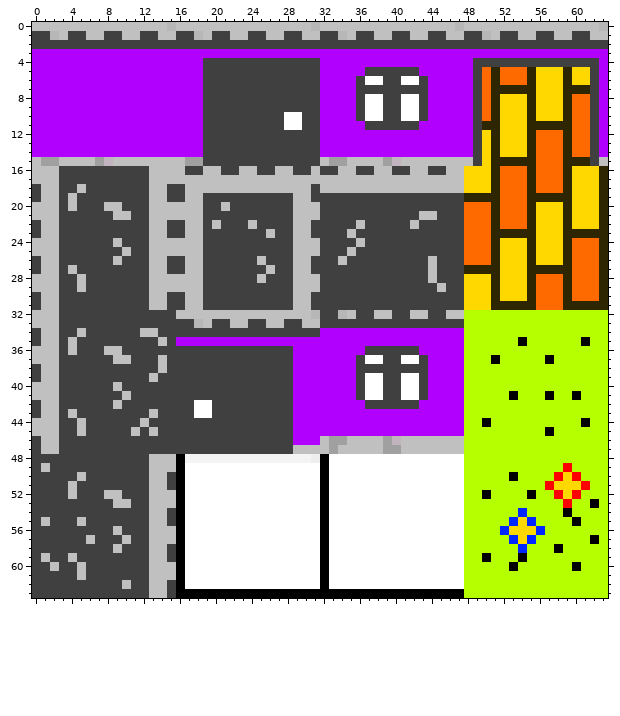
Pixel-art sprite, stored at assets/textures/REPLACE_ME/Furniture/WallTileset.png. Above is the file before it was changed.
The file is 64x64 pixels. Colours within 5 levels of each other are drawn and written as one.
Now the later version:
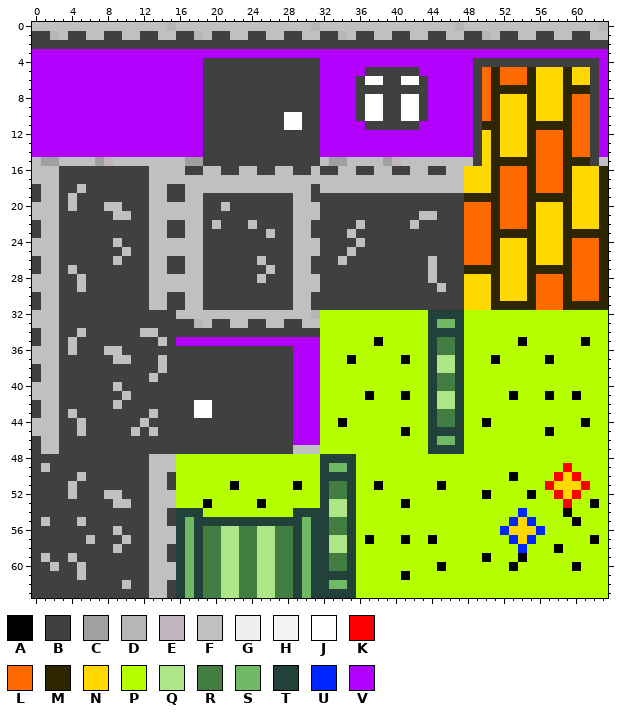
Palette (. is transparent): A #000000  B #404040  C #a0a0a0  D #b6b7b6  E #c2b4bf  F #c0c0c0  G #eeeeee  H #f4f4f4  J #ffffff  K #ff0000  L #ff6a00  M #2d2600  N #ffd800  P #b6ff00  Q #ade587  R #417d41  S #70ba65  T #21413a  U #0026ff  V #b200ff
Edits made:
@@ x 14..49 @@
 31 FBBFFBBBBBBBBBBFFBBBBBBBBBBBBBBBBBNN
-32 BBFFFFFFFFFFFFFFFDBBDFBBFFBBFFBBFFPP
-33 BBBBDFBBFFBBFFBBFFBBBBBBBBBBBBBBBBPP
-34 BBBBBBBBBBBBBBBBBBVVVVVVVVVVVVVVVVPP
-35 FBVVVVVVVVVVVVVVVVVVVVVVVVVVVVVVVVPP
-36 BBBBBBBBBBBBBBBVVVVVVVVBBBBBBVVVVVPP
-37 FBBBBBBBBBBBBBBVVVVVVVBJJBBJJBVVVVPP
-38 FBBBBBBBBBBBBBBVVVVVVVBBBBBBBBVVVVPP
-39 BBBBBBBBBBBBBBBVVVVVVVBJJBBJJBVVVVPP
-40 BBBBBBBBBBBBBBBVVVVVVVBJJBBJJBVVVVPP
-41 BBBBBBBBBBBBBBBVVVVVVVBJJBBJJBVVVVPP
-42 BBBBJJBBBBBBBBBVVVVVVVVBBBBBBVVVVVPP
-43 BBBBJJBBBBBBBBBVVVVVVVVVVVVVVVVVVVPP
-44 BBBBBBBBBBBBBBBVVVVVVVVVVVVVVVVVVVPP
-45 BBBBBBBBBBBBBBBVVVVVVVVVVVVVVVVVVVPP
-46 BBBBBBBBBBBBBBBVVVFCCFFFFCEFFFFFFFPP
-47 BBBBBBBBBBBBBBBFFFFCFFFFFCCFFFFFFFPP
-48 FFAHHHHHHHHHHHHHHGAJJJJJJJJJJJJJJJPP
-49 FFAJJJJJJJJJJJJJJJAJJJJJJJJJJJJJJJPP
-50 FBAJJJJJJJJJJJJJJJAJJJJJJJJJJJJJJJPP
-51 FBAJJJJJJJJJJJJJJJAJJJJJJJJJJJJJJJPP
-52 FFAJJJJJJJJJJJJJJJAJJJJJJJJJJJJJJJPP
-53 FFAJJJJJJJJJJJJJJJAJJJJJJJJJJJJJJJPP
-54 FBAJJJJJJJJJJJJJJJAJJJJJJJJJJJJJJJPP
-55 FBAJJJJJJJJJJJJJJJAJJJJJJJJJJJJJJJPP
-56 FFAJJJJJJJJJJJJJJJAJJJJJJJJJJJJJJJPP
-57 FFAJJJJJJJJJJJJJJJAJJJJJJJJJJJJJJJPP
-58 FBAJJJJJJJJJJJJJJJAJJJJJJJJJJJJJJJPP
-59 FBAJJJJJJJJJJJJJJJAJJJJJJJJJJJJJJJPP
-60 FFAJJJJJJJJJJJJJJJAJJJJJJJJJJJJJJJPP
-61 FFAJJJJJJJJJJJJJJJAJJJJJJJJJJJJJJJPP
-62 FBAJJJJJJJJJJJJJJJAJJJJJJJJJJJJJJJPP
-63 FBAAAAAAAAAAAAAAAAAAAAAAAAAAAAAAAAPP
+32 BBFFFFFFFFFFFFFFFDPPPPPPPPPPPPTTTTPP
+33 BBBBDFBBFFBBFFBBFFPPPPPPPPPPPPTSSTPP
+34 BBBBBBBBBBBBBBBBBBPPPPPPPPPPPPTTTTPP
+35 FBVVVVVVVVVVVVVVVVPPPPPPAPPPPPTRRTPP
+36 BBBBBBBBBBBBBBBVVVPPPPPPPPPPPPTRRTPP
+37 FBBBBBBBBBBBBBBVVVPPPAPPPPPAPPTQQTPP
+38 FBBBBBBBBBBBBBBVVVPPPPPPPPPPPPTQQTPP
+39 BBBBBBBBBBBBBBBVVVPPPPPPPPPPPPTRRTPP
+40 BBBBBBBBBBBBBBBVVVPPPPPPPPPPPPTRRTPP
+41 BBBBBBBBBBBBBBBVVVPPPPPAPPPAPPTQQTPP
+42 BBBBJJBBBBBBBBBVVVPPPPPPPPPPPPTQQTPP
+43 BBBBJJBBBBBBBBBVVVPPPPPPPPPPPPTRRTPP
+44 BBBBBBBBBBBBBBBVVVPPAPPPPPPPPPTRRTPP
+45 BBBBBBBBBBBBBBBVVVPPPPPPPPPAPPTTTTPP
+46 BBBBBBBBBBBBBBBVVVPPPPPPPPPPPPTSSTPP
+47 BBBBBBBBBBBBBBBFFFPPPPPPPPPPPPTTTTPP
+48 FFPPPPPPPPPPPPPPPPTTTTPPPPPPPPPPPPPP
+49 FFPPPPPPPPPPPPPPPPTSSTPPPPPPPPPPPPPP
+50 FBPPPPPPPPPPPPPPPPTTTTPPPPPPPPPPPPPP
+51 FBPPPPPPAPPPPPPAPPTRRTPPAPPPPPPAPPPP
+52 FFPPPPPPPPPPPPPPPPTRRTPPPPPPPPPPPPPP
+53 FFPPPAPPPPPAPPPPPPTQQTPPPPPAPPPPPPPP
+54 FBTTTPPPPPPPPPPTTTTQQTPPPPPPPPPPPPPP
+55 FBTSTTTTTTTTTTTTSTTRRTPPPPPPPPPPPPPP
+56 FFTSTRRQQRRQQRRTSTTRRTPPPPPPPPPPPPPP
+57 FFTSTRRQQRRQQRRTSTTQQTPAPPPAPPAPPPPP
+58 FBTSTRRQQRRQQRRTSTTQQTPPPPPPPPPPPPPP
+59 FBTSTRRQQRRQQRRTSTTRRTPPPPPPPPPPPPPP
+60 FFTSTRRQQRRQQRRTSTTRRTPPPPPPPPPAPPPP
+61 FFTSTRRQQRRQQRRTSTTTTTPPPPPAPPPPPPPP
+62 FBTSTRRQQRRQQRRTSTTSSTPPPPPPPPPPPPPP
+63 FBTSTRRQQRRQQRRTSTTTTTPPPPPPPPPPPPPP
Pixel boxes of the changes (left, top, right, bottom) in both pictures:
changed: (176, 310, 464, 598)
